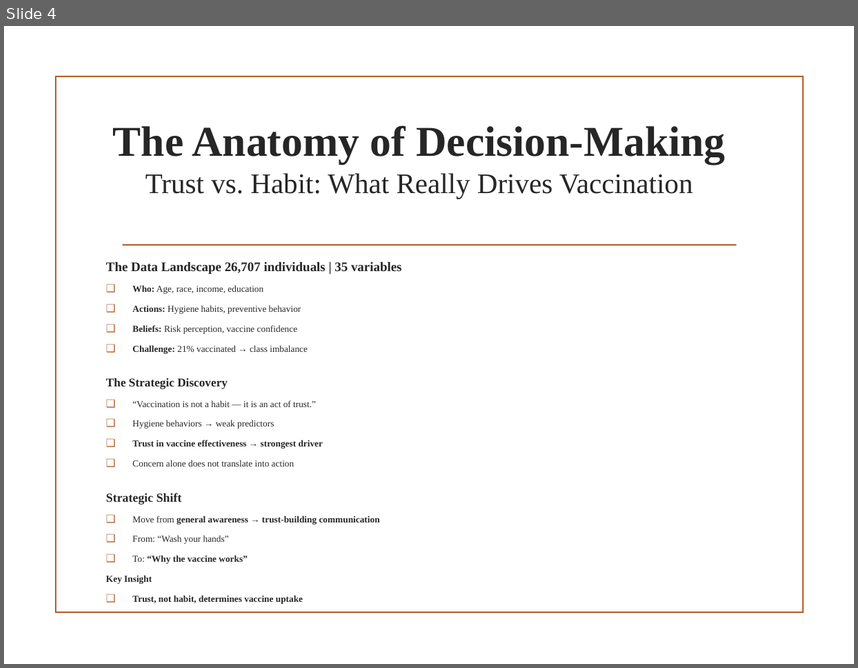
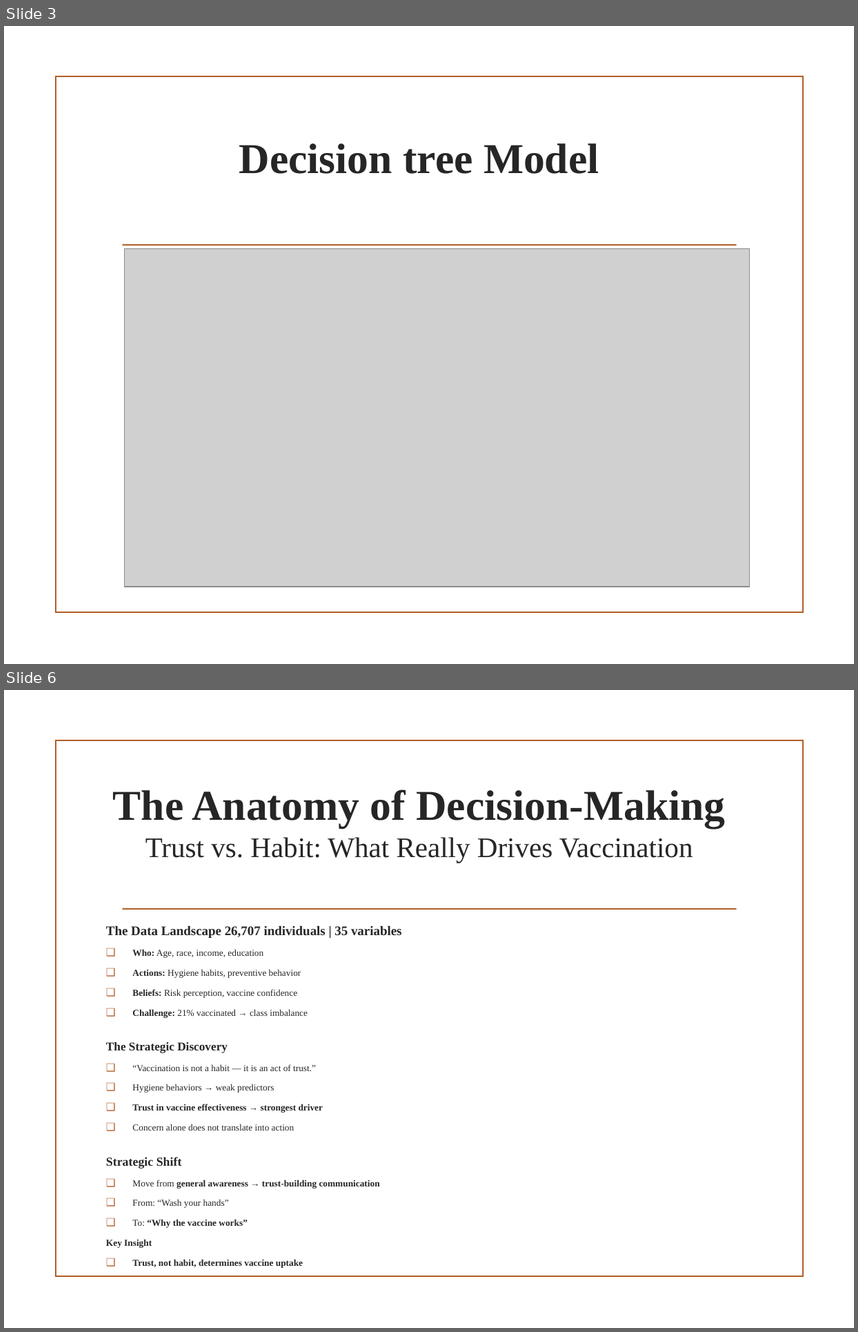
Before and after one commit to abelchol-ship-it/H1N1_2009_Vaccine_Predictive_Project_Abel_Aleu_Chol, a slide deck: PPTX_CSV_Files/H1N1_Vaccine_Predictive_Presentation_Abel_Aleu_Chol.pptx. Shown one above the other, each under a label of ours: slide 4 before the commit, slides 3 and 6 after it; the slides between them are not shown. The pictures are 858x668 and 858x1332 pixels, drawn with LibreOffice and Linux fonts; fonts in the diff are those of the drawing; grey boxes stand for pictures; background and template pictures are left out. Boxes give left, top, right and bottom in pixels: in the first picture for what was removed or moved away, otherwise in the second. Text is boxed around its words. In the diff, an @@ line names an element or a change of style, - is before the commit and + after.

```diff
--- a/PPTX_CSV_Files/H1N1_Vaccine_Predictive_Presentation_Abel_Aleu_Chol.pptx
+++ b/PPTX_CSV_Files/H1N1_Vaccine_Predictive_Presentation_Abel_Aleu_Chol.pptx
@@ slide 3 added at <box>4,26,854,664</box>, background picture (left out); not listed: 2 template elements that a slide beside it also shows @@
@@ title added at <box>239,143,599,174</box>, 36 pt, text #262626, bold @@
+Decision tree Model
@@ picture added at <box>125,249,749,586</box> @@
@@ what was slide 4 is now slide 6 @@
```
Also in this commit, not shown: 11 slides changed, 1 other slide added, 6 other files.
